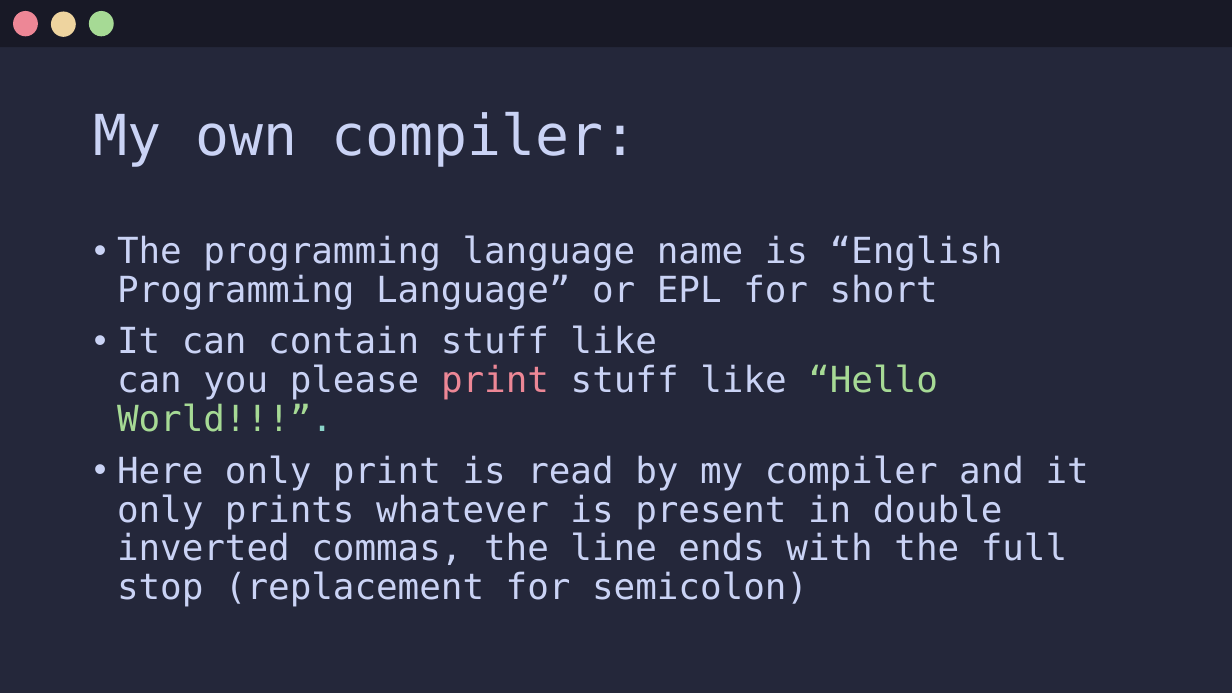
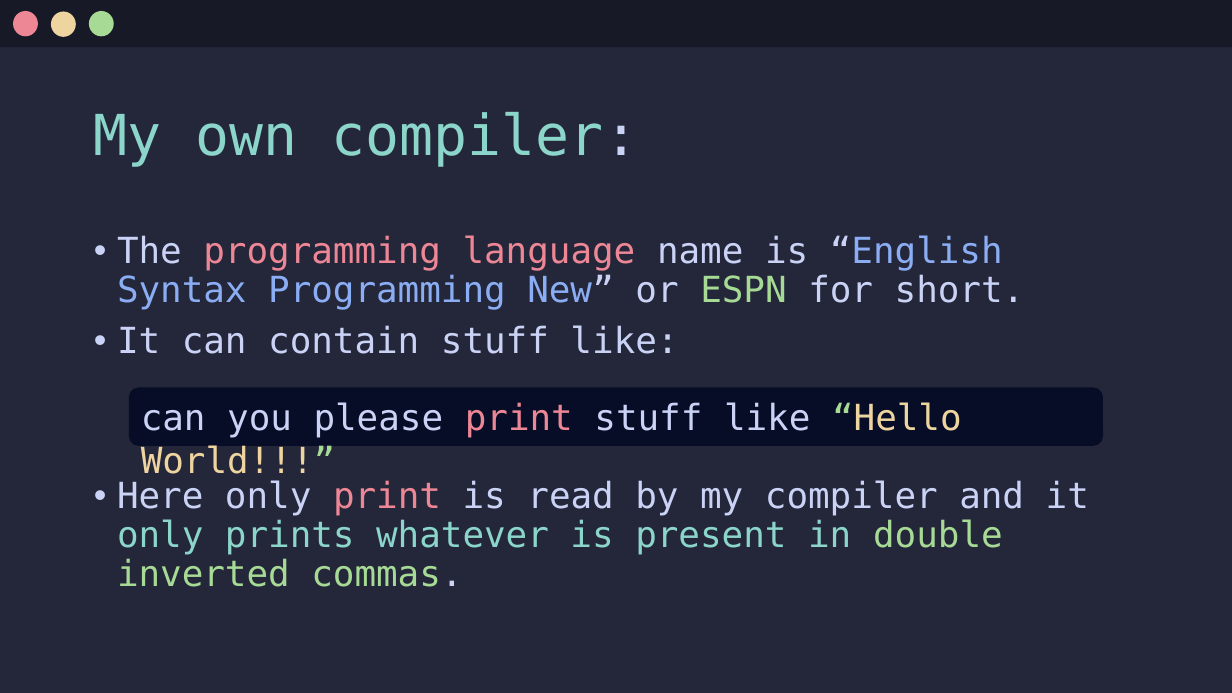
Before and after one commit to Jx-ls/custom-compiler, a slide deck: slide 21 of Compilers.pptx (slide 23 before the commit). Drawn at 1232x693 pixels with LibreOffice and Linux fonts; fonts in the diff are those of the drawing. Boxes give left, top, right and bottom in pixels: in the first picture for what was removed or moved away, otherwise in the second. Text is boxed around its words. In the diff, an @@ line names an element or a change of style, - is before the commit and + after.

Commit message:
added jit, optimizers, backend, and colors

```diff
--- a/Compilers.pptx
+++ b/Compilers.pptx
@@ title "My own compiler:" at bbox=[94, 112, 638, 167]: text colour #CAD3F5 to #8BD5CA @@
@@ text at bbox=[117, 235, 1089, 587]: text changed @@
-• The programming language name is “English Programming Language” or EPL for short
-• It can contain stuff like
-  can you please print stuff like “Hello World!!!”.
-• Here only print is read by my compiler and it only prints whatever is present in double inverted commas, the line ends with the full stop (replacement for semicolon)
+• The programming language name is “English Syntax Programming New” or ESPN for short.
+• It can contain stuff like:
+• Here only print is read by my compiler and it only prints whatever is present in double inverted commas.
@@ rounded rectangle added at bbox=[129, 387, 1104, 445], fill #070D26, 28 pt, text #CAD3F5 @@
+can you please print stuff like “Hello World!!!”
```
Also in this commit, not shown: 12 other slides changed, 8 slides added, 11 slides removed.
